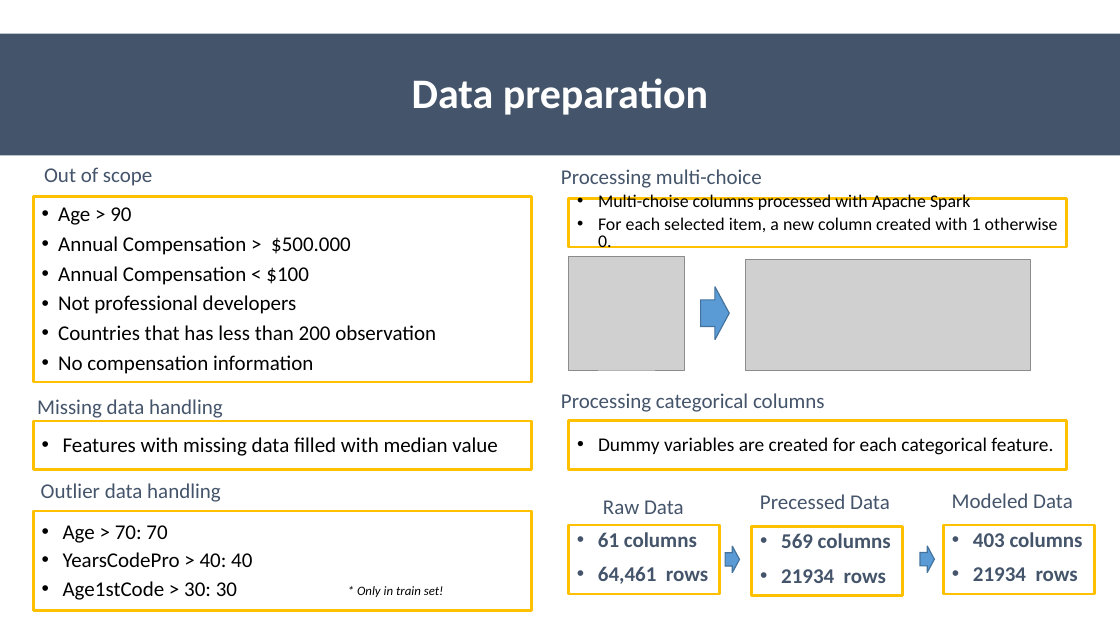
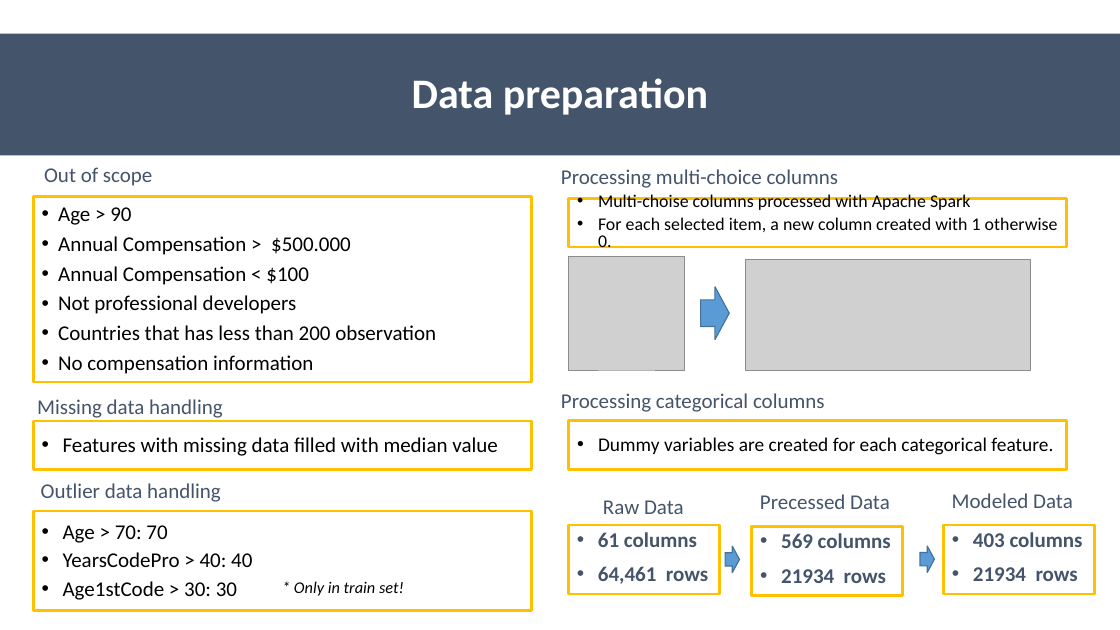
Before and after one commit to erdemsirel/ozu_data_science, a slide deck: slide 10 of DS 555 - Data Science & Strategy/ds555-project/references/Presentation.pptx (slide 12 before the commit). Drawn at 1120x630 pixels with LibreOffice and Linux fonts; fonts in the diff are those of the drawing; grey boxes stand for pictures. Boxes give left, top, right and bottom in pixels: in the first picture for what was removed or moved away, otherwise in the second. Text is boxed around its words. In the diff, an @@ line names an element or a change of style, - is before the commit and + after.

```diff
--- a/DS 555 - Data Science & Strategy/ds555-project/references/Presentation.pptx
+++ b/DS 555 - Data Science & Strategy/ds555-project/references/Presentation.pptx
@@ text at <box>561,169,839,188</box>: text changed @@
-Processing multi-choice
+Processing multi-choice columns
@@ text "* Only in train set!": place and size @@
-text "* Only in train set!" at <box>357,586,444,597</box>
+text "* Only in train set!" at <box>294,581,404,596</box>
@@ text "* Only in train set!" at <box>294,581,404,596</box>: size 11 to 14 pt @@
```
Also in this commit, not shown: 14 other slides changed, 7 slides removed, 1 other file.
